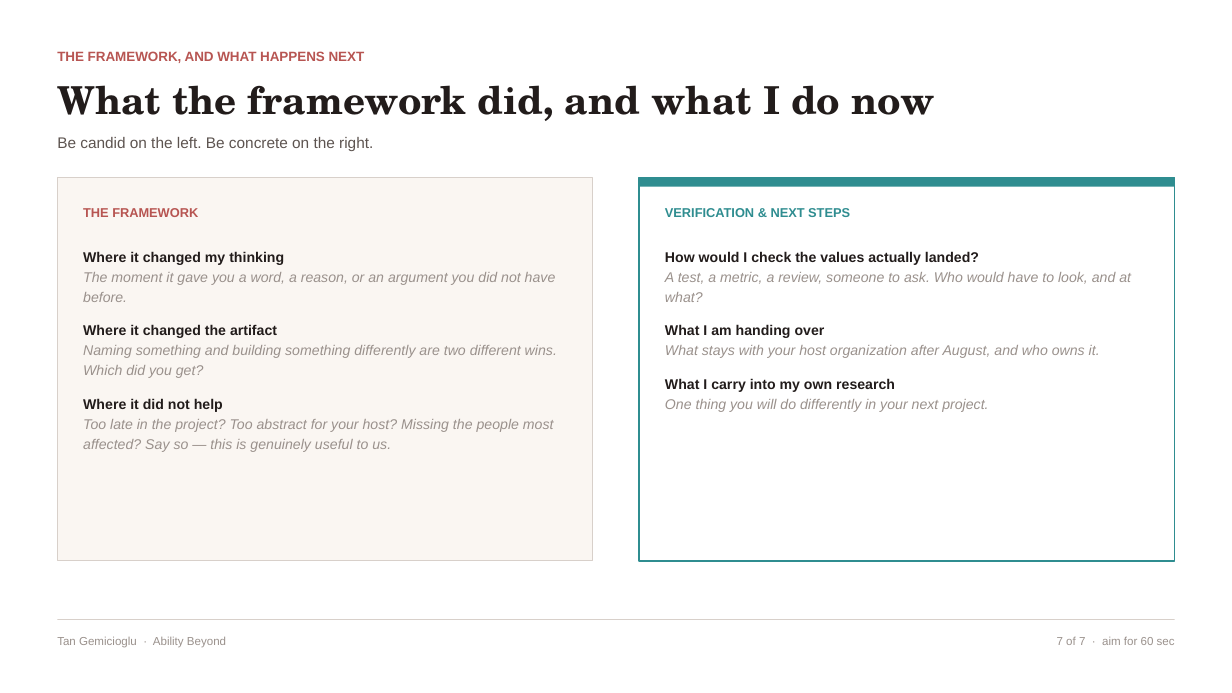
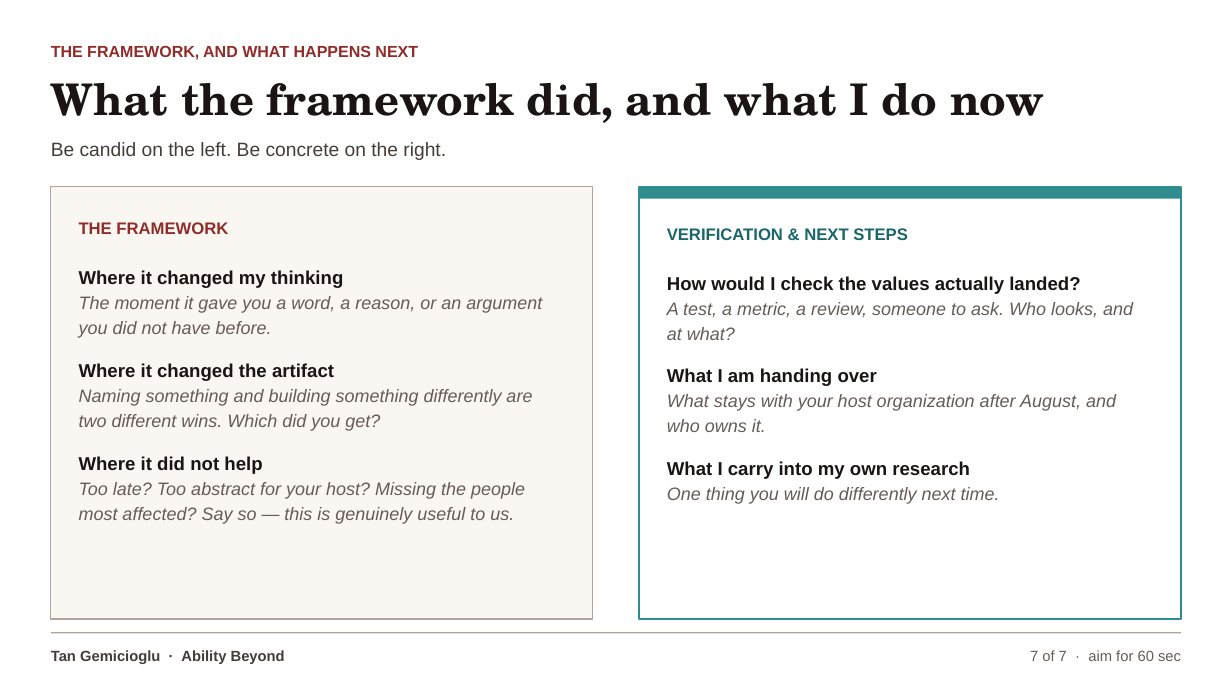
Before and after one commit to PiTechEthics/pitechethics.github.io, a slide deck: slide 61 of output/pptx/2026-VAP-Fellow-Final-Presentation-Template.pptx. Drawn at 1232x693 pixels with LibreOffice and Linux fonts; fonts in the diff are those of the drawing. Boxes give left, top, right and bottom in pixels: in the first picture for what was removed or moved away, otherwise in the second. Text is boxed around its words. In the diff, an @@ line names an element or a change of style, - is before the commit and + after.

```diff
--- a/output/pptx/2026-VAP-Fellow-Final-Presentation-Template.pptx
+++ b/output/pptx/2026-VAP-Fellow-Final-Presentation-Template.pptx
@@ text "THE FRAMEWORK, AND WHAT HAPPENS ..." at [51, 45, 418, 60]: size 10.5 to 12.5 pt, text colour #B75552 to #8F2D2A @@
@@ text "What the framework did, and ..." at [51, 83, 1044, 123]: size 30 to 34 pt, text colour #221C1B to #1A1514; line spacing 1.05 to 1.04 @@
@@ text "Be candid on the left. ..." at [51, 142, 446, 160]: size 12 to 15 pt, text colour #5D5450 to #453D3A @@
@@ rectangle: place and size @@
-rectangle at [57, 177, 593, 561]
+rectangle at [51, 187, 593, 619]
@@ rectangle at [51, 187, 593, 619]: outline #D8D0CA 0.75 pt to #B0A49C 1 pt @@
@@ rectangle: place and size @@
-rectangle at [640, 177, 1176, 187]
+rectangle at [640, 187, 1182, 199]
@@ rectangle: place and size @@
-rectangle at [640, 177, 1176, 561]
+rectangle at [640, 187, 1182, 619]
@@ rectangle at [640, 187, 1182, 619]: outline #2F8D90 1.25 pt to #2F8D90 1.75 pt @@
@@ text at [79, 222, 542, 474]: size 10 to 13 pt, text colour #B75552 to #8F2D2A in "THE FRAMEWORK"; size 11 to 14.5 pt, text colour #221C1B to #1A1514 in "Where it changed my thinking", "Where it changed the artifact", "Where it did not help"; size 11 to 14 pt, text colour #9A918C to #665C57 in "The moment it gave you a word, ...", "Naming something and building something differently are ..."; line spacing 1.18 to 1.16; more space between paragraphs @@
@@ text "THE FRAMEWORK": place and size @@
-text "THE FRAMEWORK" at [83, 208, 557, 452]
+text "THE FRAMEWORK" at [79, 222, 542, 524]
@@ text at [667, 228, 1116, 480]: size 10 to 13 pt, text colour #2F8D90 to #1B6669 in "VERIFICATION & NEXT STEPS"; size 11 to 14.5 pt, text colour #221C1B to #1A1514 in "How would I check the values actually ...", "What I am handing over", "What I carry into my own research"; size 11 to 14 pt, text colour #9A918C to #665C57 in "What stays with your host organization after ..."; line spacing 1.18 to 1.16; more space between paragraphs @@
@@ text "VERIFICATION & NEXT STEPS": place and size @@
-text "VERIFICATION & NEXT STEPS" at [665, 208, 1131, 412]
+text "VERIFICATION & NEXT STEPS" at [667, 228, 1133, 504]
@@ text at [667, 302, 1133, 340]: text changed; size 11 to 14 pt; text colour #9A918C to #665C57 @@
-A test, a metric, a review, someone to ask. Who would have to look, and at what?
+A test, a metric, a review, someone to ask. Who looks, and at what?
@@ text at [79, 482, 525, 524]: text changed; size 11 to 14 pt; text colour #9A918C to #665C57 @@
-Too late in the project? Too abstract for your host? Missing the people most affected? Say so — this is genuinely useful to us.
+Too late? Too abstract for your host? Missing the people most affected? Say so — this is genuinely useful to us.
@@ text at [667, 487, 1000, 504]: text changed; size 11 to 14 pt; text colour #9A918C to #665C57 @@
-One thing you will do differently in your next project.
+One thing you will do differently next time.
@@ text "Tan Gemicioglu · Ability Beyond": place and size @@
-text "Tan Gemicioglu · Ability Beyond" at [57, 636, 226, 648]
+text "Tan Gemicioglu · Ability Beyond" at [51, 650, 285, 664]
@@ text "Tan Gemicioglu · Ability Beyond" at [51, 650, 285, 664]: size 9 to 11.5 pt, text colour #9A918C to #453D3A, bold on @@
@@ rectangle: place and size @@
-rectangle at [57, 619, 1175, 620]
+rectangle at [51, 632, 1181, 633]
@@ rectangle at [51, 632, 1181, 633]: fill #D8D0CA to #B0A49C @@
@@ text "7 of 7 · aim ...": place and size @@
-text "7 of 7 · aim ..." at [1057, 637, 1175, 645]
+text "7 of 7 · aim ..." at [1030, 650, 1181, 661]
@@ text "7 of 7 · aim ..." at [1030, 650, 1181, 661]: size 9 to 11.5 pt, text colour #9A918C to #665C57 @@
```
Also in this commit, not shown: 74 other slides changed, 1 other file.
